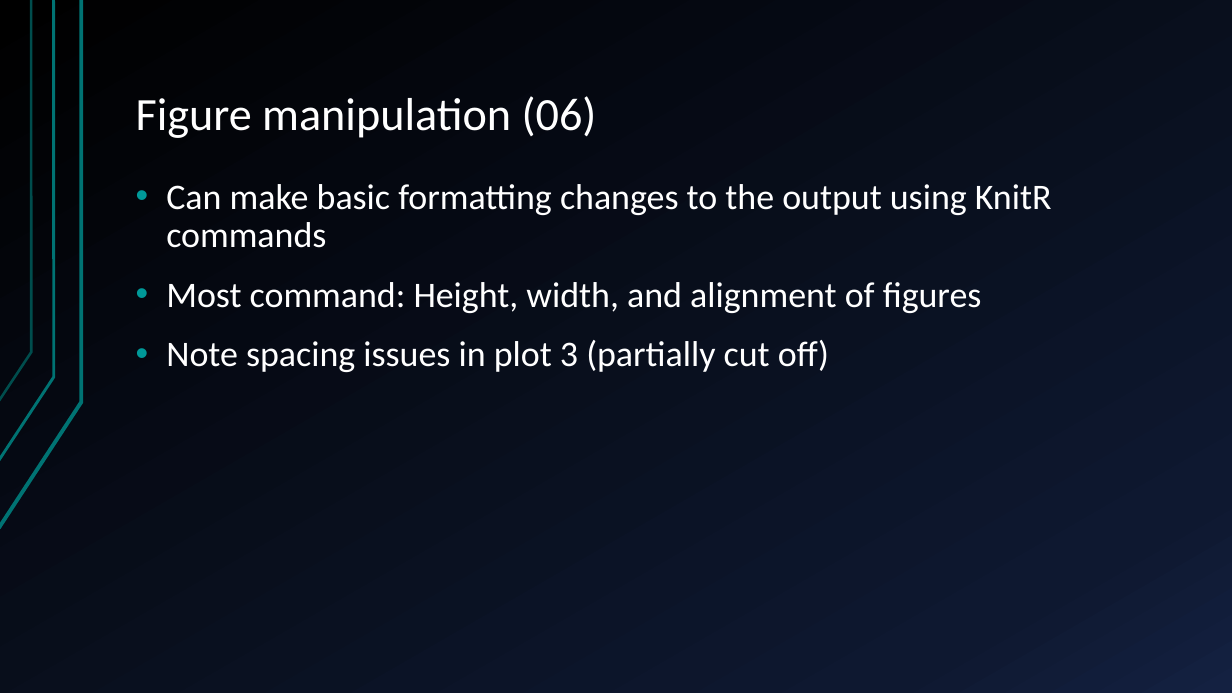
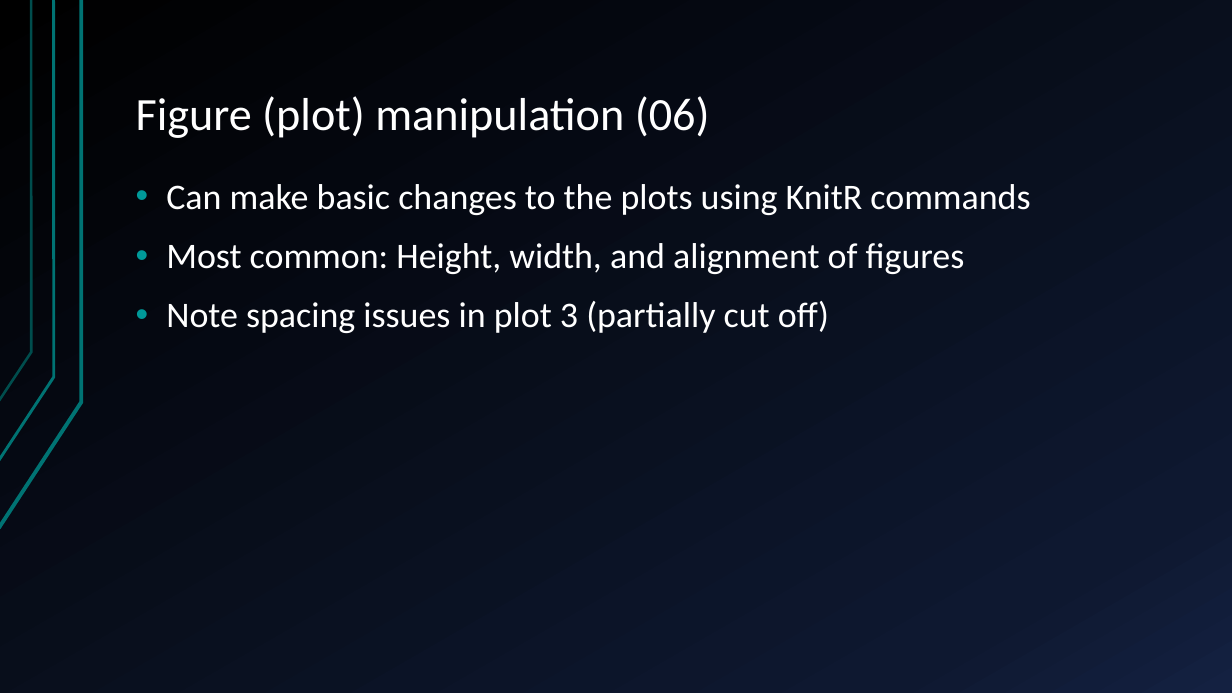
Before and after one commit to QFCatMSU/RMarkdown-Workshop-Material, a slide deck: slide 12 of docs/RMD-Presentation.pptx (slide 11 before the commit). Drawn at 1232x693 pixels with LibreOffice and Linux fonts; fonts in the diff are those of the drawing. Boxes give left, top, right and bottom in pixels: in the first picture for what was removed or moved away, otherwise in the second. Text is boxed around its words. In the diff, an @@ line names an element or a change of style, - is before the commit and + after.

```diff
--- a/docs/RMD-Presentation.pptx
+++ b/docs/RMD-Presentation.pptx
@@ title at box(136, 96, 710, 138): text changed @@
-Figure manipulation (06)
+Figure (plot) manipulation (06)
@@ text at box(166, 184, 1030, 274): text changed @@
-• Can make basic formatting changes to the output using KnitR commands
-• Most command: Height, width, and alignment of figures
+• Can make basic changes to the plots using KnitR commands
+• Most common: Height, width, and alignment of figures
```
Also in this commit, not shown: 15 other slides changed, 1 slide added, 6 other files.
